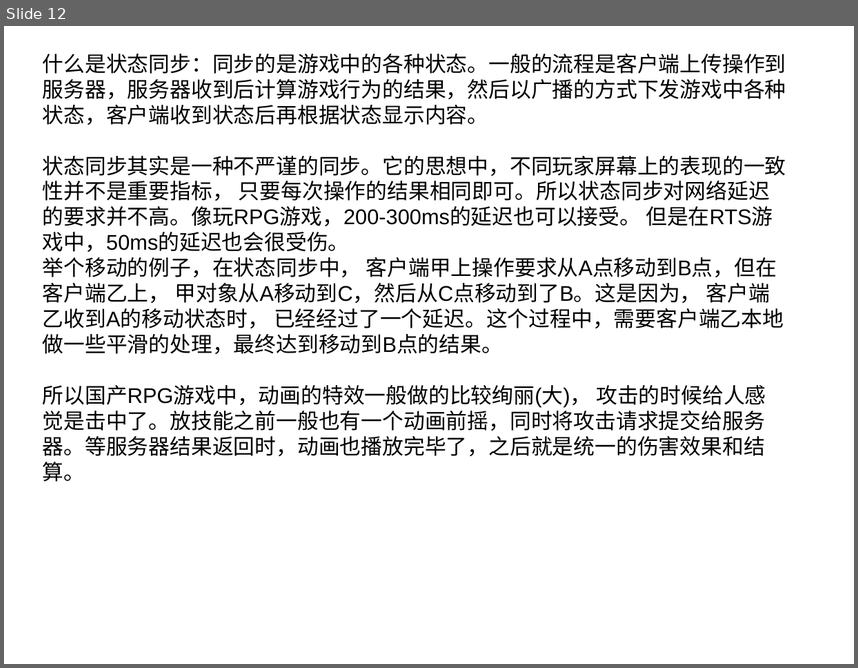
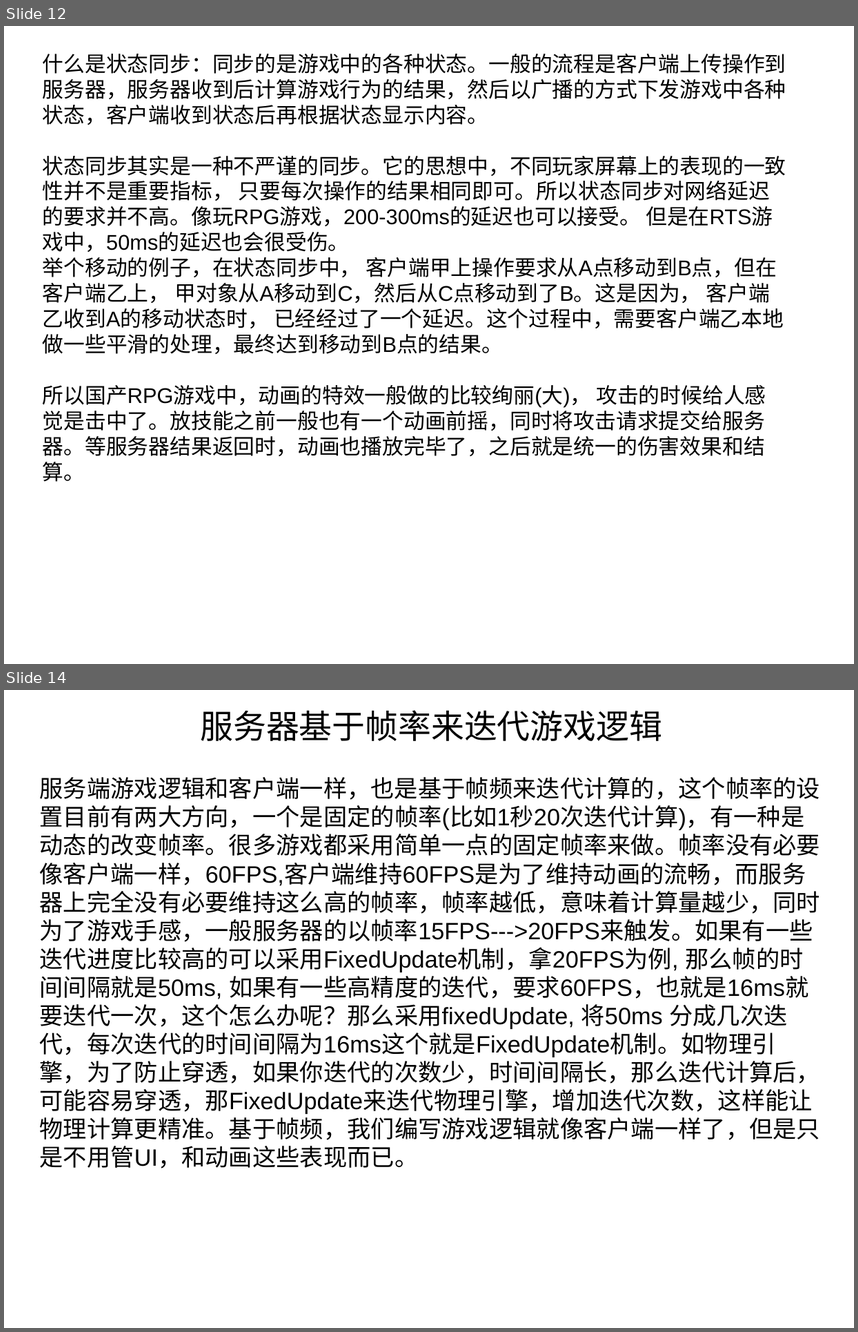
Before and after one commit to cyk88888888/LockStep-StateSynchronization, a slide deck: 浅析帧同步和状态同步.ppt. Shown one above the other, each under a label of ours: slide 12 before the commit, slides 12 and 14 after it; the slides between them are not shown. The pictures are 858x668 and 858x1332 pixels, drawn with LibreOffice and Linux fonts; fonts in the diff are those of the drawing. Boxes give left, top, right and bottom in pixels: in the first picture for what was removed or moved away, otherwise in the second. Text is boxed around its words. In the diff, an @@ line names an element or a change of style, - is before the commit and + after.

```diff
--- a/浅析帧同步和状态同步.ppt
+++ b/浅析帧同步和状态同步.ppt
@@ slide 14 added at (4,690,854,1328), background #FFFFFF @@
@@ text added at (40,710,821,1168), 20 pt, text #000000 @@
+服务器基于帧率来迭代游戏逻辑
+服务端游戏逻辑和客户端一样，也是基于帧频来迭代计算的，这个帧率的设置目前有两大方向，一个是固定的帧率(比如1秒20次迭代计算)，有一种是动态的改变帧率。很多游戏都采用简单一点的固定帧率来做。帧率没有必要像客户端一样，60FPS,客户端维持60FPS是为了维持动画的流畅，而服务器上完全没有必要维持这么高的帧率，帧率越低，意味着计算量越少，同时为了游戏手感，一般服务器的以帧率15FPS--->20FPS来触发。如果有一些迭代进度比较高的可以采用FixedUpdate机制，拿20FPS为例, 那么帧的时间间隔就是50ms, 如果有一些高精度的迭代，要求60FPS，也就是16ms就要迭代一次，这个怎么办呢？那么采用fixedUpdate, 将50ms 分成几次迭代，每次迭代的时间间隔为16ms这个就是FixedUpdate机制。如物理引擎，为了防止穿透，如果你迭代的次数少，时间间隔长，那么迭代计算后，可能容易穿透，那FixedUpdate来迭代物理引擎，增加迭代次数，这样能让物理计算更精准。基于帧频，我们编写游戏逻辑就像客户端一样了，但是只是不用管UI，和动画这些表现而已。
```
Also in this commit, not shown: 3 other slides added, 1 other file.
